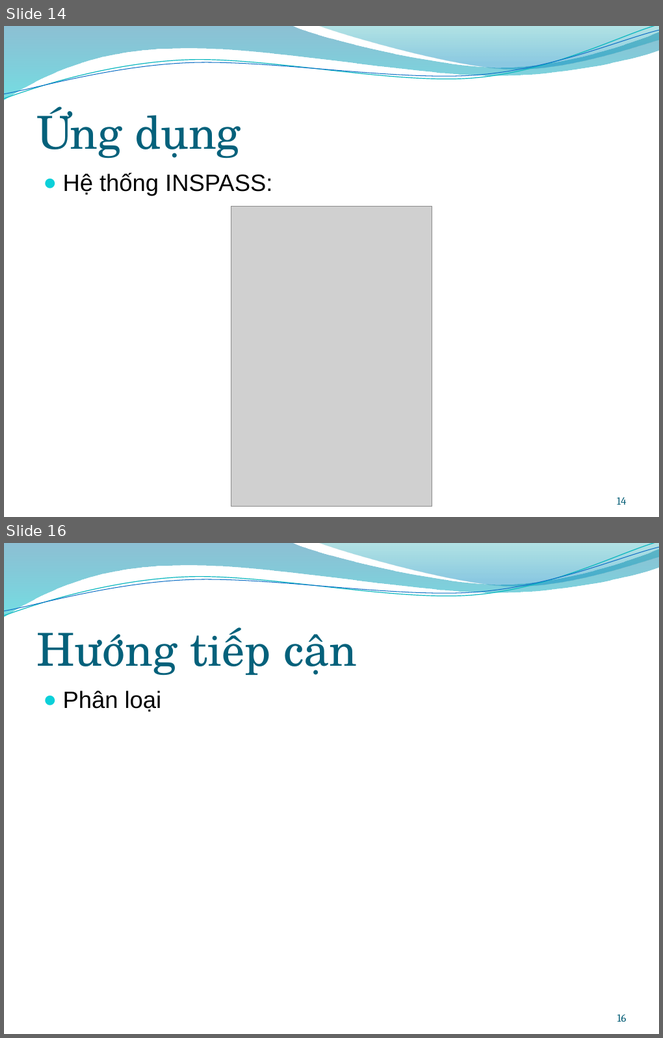
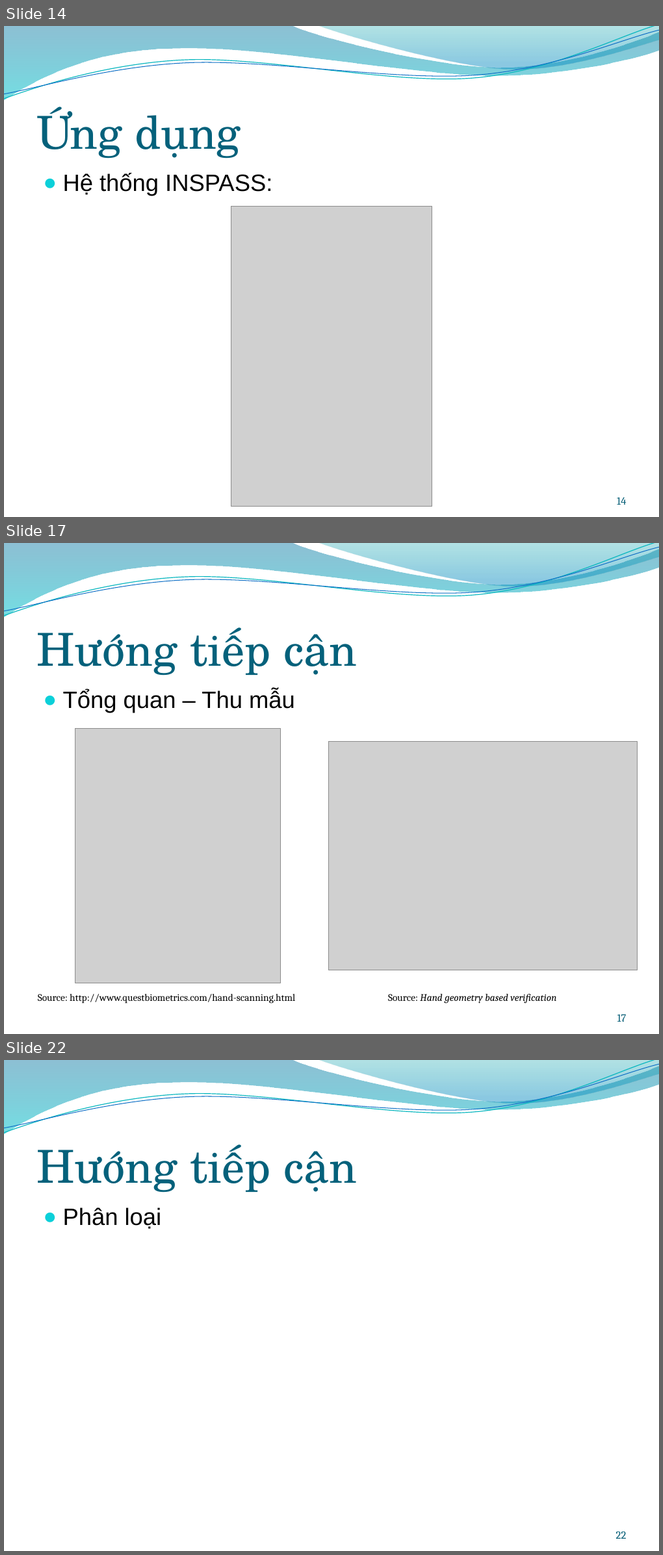
Before and after one commit to trianindiaputra/handgeometry, a slide deck: Documentation/presentation.pptx. Shown one above the other, each under a label of ours: slides 14 and 16 before the commit, slides 14, 17 and 22 after it; the slides between them are not shown. The pictures are 663x1038 and 663x1555 pixels, drawn with LibreOffice and Linux fonts; fonts in the diff are those of the drawing; grey boxes stand for pictures; background and template pictures are left out. Boxes give left, top, right and bottom in pixels: in the first picture for what was removed or moved away, otherwise in the second. Text is boxed around its words. In the diff, an @@ line names an element or a change of style, - is before the commit and + after.

```diff
--- a/Documentation/presentation.pptx
+++ b/Documentation/presentation.pptx
@@ slide 17 added at box(4, 543, 659, 1034), background picture (left out); not listed: 4 template elements that a slide beside it also shows @@
@@ title added at box(36, 627, 357, 676), 50 pt, text #04617B @@
+Hướng tiếp cận
@@ text added at box(63, 690, 295, 713), 26 pt, text #000000 @@
+● Tổng quan – Thu mẫu
@@ picture added at box(75, 728, 280, 983) @@
@@ picture added at box(329, 741, 638, 971) @@
@@ text added at box(38, 994, 295, 1004), 11 pt, text #000000 @@
+Source: http://www.questbiometrics.com/hand-scanning.html
@@ text added at box(388, 994, 556, 1004), 11 pt, text #000000, italic @@
+Source: Hand geometry based verification
@@ page number added at box(618, 1014, 627, 1022), 12 pt, text #045D75 @@
+17
@@ what was slide 16 is now slide 22 @@
@@ page number at box(616, 1531, 627, 1539): text changed @@
-16
+22
```
Also in this commit, not shown: 1 slide changed, 5 other slides added, 1 other file.
